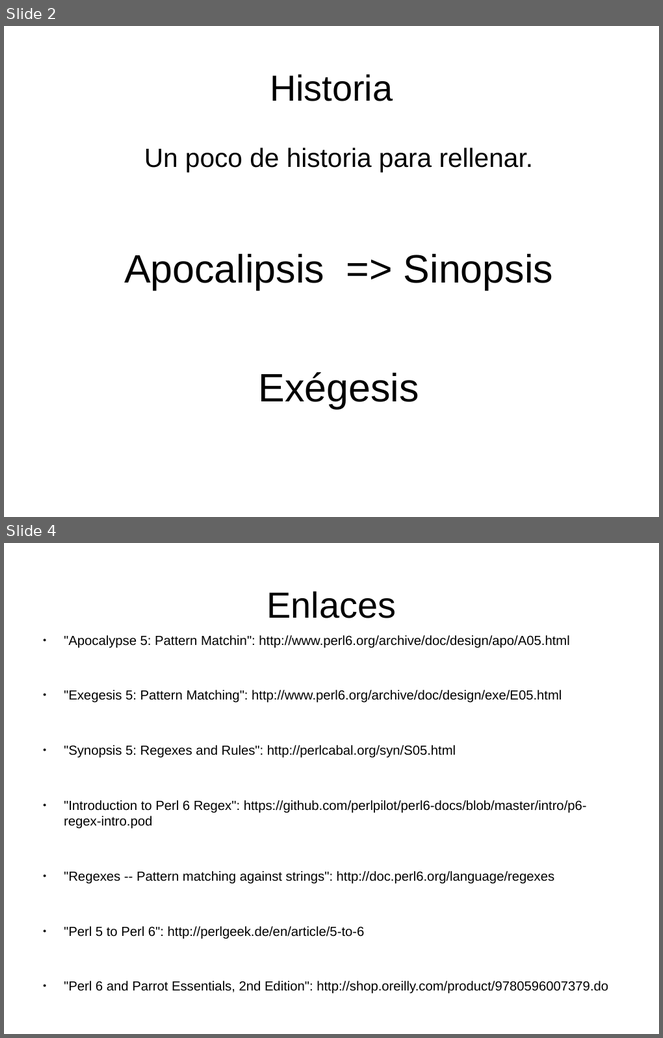
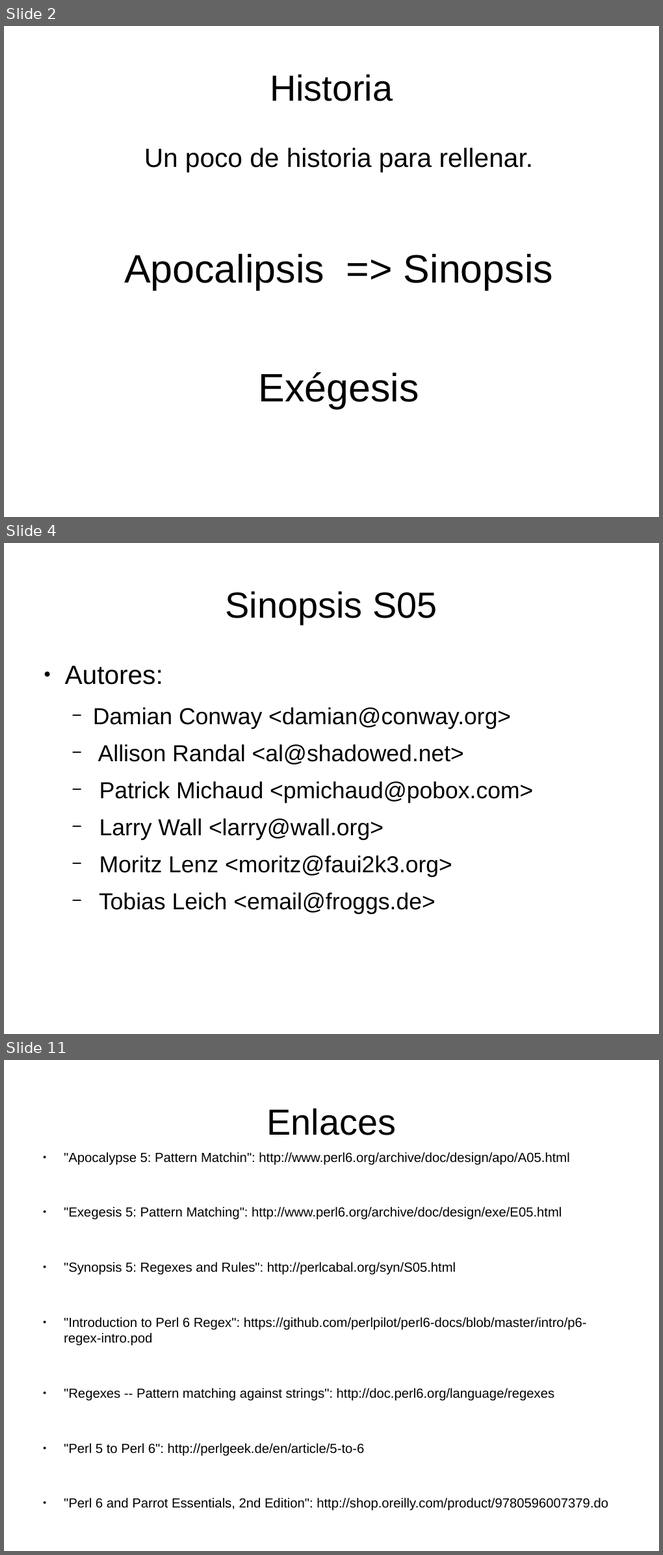
Before and after one commit to renatolrr/Regexes-and-Rules, a slide deck: impress/Regexes-and-Rules.odp. Shown one above the other, each under a label of ours: slides 2 and 4 before the commit, slides 2, 4 and 11 after it; the slides between them are not shown. The pictures are 663x1038 and 663x1555 pixels, drawn with LibreOffice and Linux fonts; fonts in the diff are those of the drawing. Boxes give left, top, right and bottom in pixels: in the first picture for what was removed or moved away, otherwise in the second. Text is boxed around its words. In the diff, an @@ line names an element or a change of style, - is before the commit and + after.

```diff
--- a/impress/Regexes-and-Rules.odp
+++ b/impress/Regexes-and-Rules.odp
@@ slide 4 added at box(4, 543, 659, 1034), background #FFFFFF @@
@@ title added at box(226, 591, 437, 624), 44 pt, text #000000 @@
+Sinopsis S05
@@ text added at box(65, 666, 533, 915), 28 pt, text #000000 @@
+● Autores:
+  − Damian Conway <damian@conway.org>
+  − Allison Randal <al@shadowed.net>
+  − Patrick Michaud <pmichaud@pobox.com>
+  − Larry Wall <larry@wall.org>
+  − Moritz Lenz <moritz@faui2k3.org>
+  − Tobias Leich <email@froggs.de>
@@ what was slide 4 is now slide 11 @@
```
Also in this commit, not shown: 7 other slides added, 1 slide removed, 2 other files.
